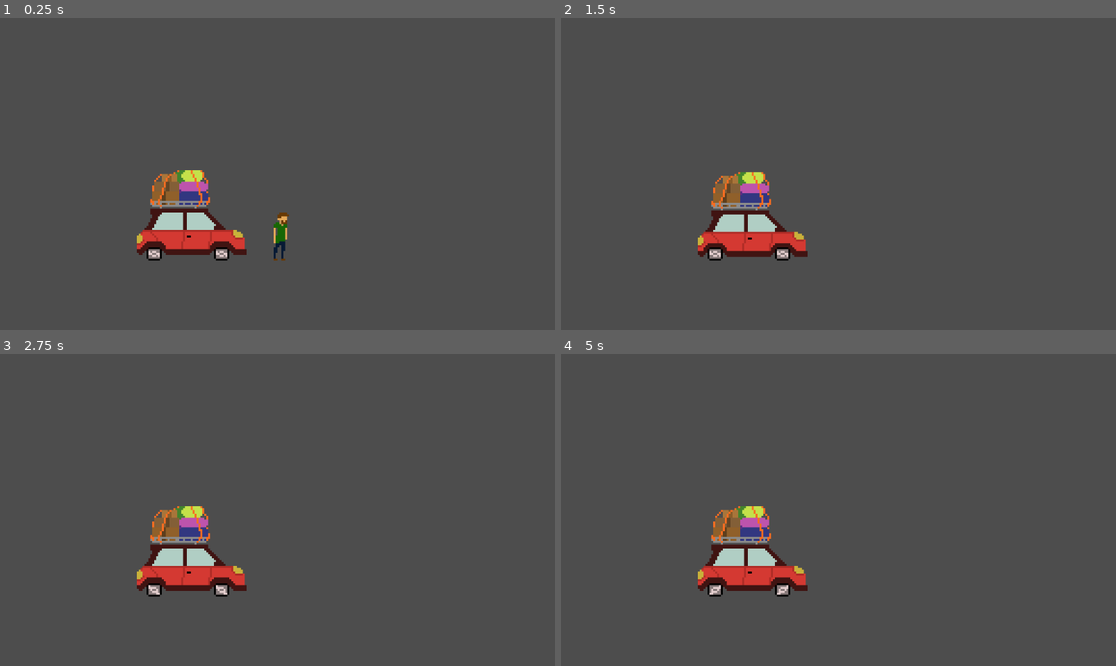
Above: before the commit, frames 1-4 (two rows, left to right).
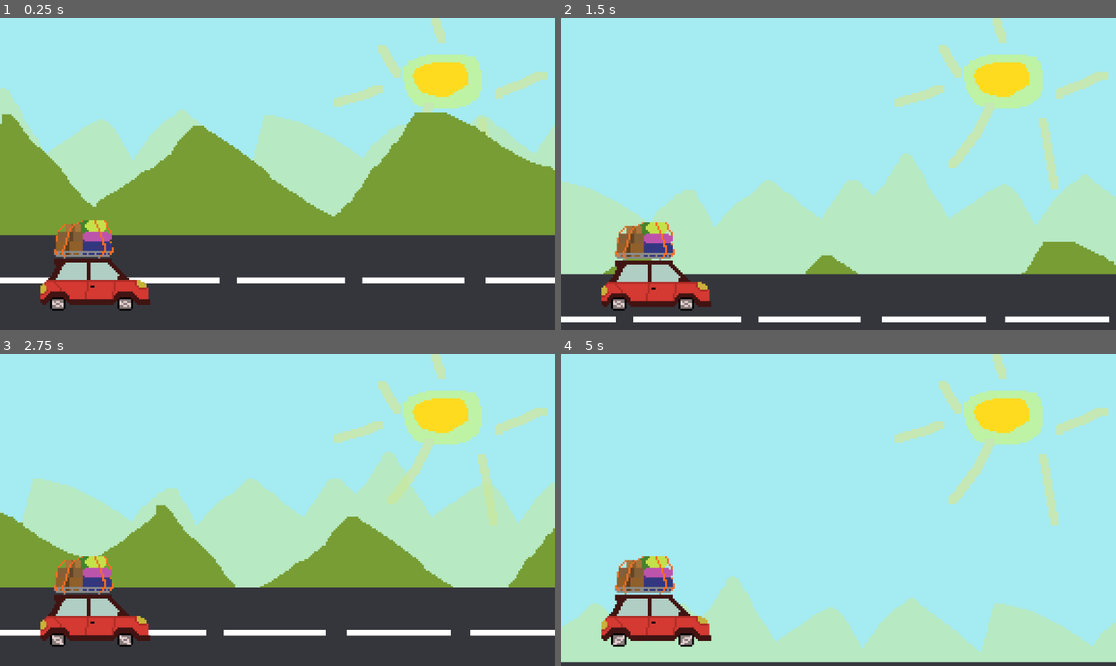
Above: after the commit, the same moments.

Repository: SixxCodes/First-ever-GAME-JAM
Game: Godot game, scene res://scenes/game.tscn
Same seed, same stepped clock (60 frames per second), same inputs: the game is played once before the commit and once after it.
Inputs:
- Up to frame 1 (0.25 s): no input
- Up to frame 2 (1.5 s): tap Enter (ui_accept) at 0.5, 0.77 s; hold Right (ui_right) from 0.53 s (still down)
- Up to frame 3 (2.75 s): tap Enter (ui_accept) at 1.52 s; release Right (ui_right) at 2.03 s; hold Left (ui_left) from 2.03 s (still down)
- Up to frame 4 (5 s): release Left (ui_left) at 2.78 s; hold Right (ui_right) 2.78-4.28 s; tap Enter (ui_accept) at 3.02, 3.77, 4.52 s; hold Left (ui_left) from 4.28 s (still down)

The runs differ from the first frame. In frame 1, 76% of the frame differs, in the area x 0-100%, y 0-94%; in frame 2, 86%; in frame 3, 79%; in frame 4, 99%, in the area x 0-100%, y 0-99%.

Commit message:
Added more assets. Updated parallax. MC is car.

Diff:
--- a/scenes/car.tscn
+++ b/scenes/car.tscn
@@ -1,5 +1,6 @@
-[gd_scene load_steps=13 format=3 uid="uid://bted5mbu5spc5"]
+[gd_scene load_steps=14 format=3 uid="uid://bted5mbu5spc5"]
 
+[ext_resource type="Script" path="res://scripts/car.gd" id="1_1eura"]
 [ext_resource type="Texture2D" uid="uid://dakfmcon3f1k4" path="res://assets/sprites/Car.png" id="1_2va65"]
 
 [sub_resource type="AtlasTexture" id="AtlasTexture_p2a4j"]
@@ -67,12 +68,13 @@
 }]
 
 [sub_resource type="RectangleShape2D" id="RectangleShape2D_u8vgx"]
-size = Vector2(28, 39)
+size = Vector2(28, 25)
 
 [sub_resource type="WorldBoundaryShape2D" id="WorldBoundaryShape2D_8gfx1"]
 distance = -20.5
 
 [node name="Car" type="CharacterBody2D"]
+script = ExtResource("1_1eura")
 
 [node name="AnimatedSprite2D" type="AnimatedSprite2D" parent="."]
 position = Vector2(4, -31)
@@ -82,7 +84,7 @@
 frame_progress = 0.981296
 
 [node name="CollisionShape2D" type="CollisionShape2D" parent="."]
-position = Vector2(-4, -20.5)
+position = Vector2(-4, -13.5)
 shape = SubResource("RectangleShape2D_u8vgx")
 
 [node name="StaticBody2D" type="StaticBody2D" parent="."]
--- a/scenes/game.tscn
+++ b/scenes/game.tscn
@@ -7,13 +7,13 @@
 [node name="Game" type="Node2D"]
 
 [node name="Parallax" parent="." instance=ExtResource("3_6hsc3")]
-position = Vector2(-50, 61)
 
 [node name="Papa" parent="." instance=ExtResource("1_mvuww")]
-
-[node name="Camera2D" type="Camera2D" parent="."]
-position = Vector2(-1, -45)
-zoom = Vector2(4, 4)
+position = Vector2(21, 152)
 
 [node name="Car" parent="." instance=ExtResource("2_8yx04")]
-position = Vector2(-47, 0)
+position = Vector2(78, 157)
+
+[node name="Camera2D" type="Camera2D" parent="Car"]
+position = Vector2(96, -71)
+zoom = Vector2(4, 4)
--- a/scenes/papa.tscn
+++ b/scenes/papa.tscn
@@ -1,7 +1,6 @@
-[gd_scene load_steps=10 format=3 uid="uid://cdp67e084l68l"]
+[gd_scene load_steps=9 format=3 uid="uid://cdp67e084l68l"]
 
 [ext_resource type="Texture2D" uid="uid://br41b0nc8thif" path="res://assets/sprites/New Piskel.png" id="1_2fldn"]
-[ext_resource type="Script" path="res://scripts/papa.gd" id="1_ocpfq"]
 
 [sub_resource type="AtlasTexture" id="AtlasTexture_mbpcc"]
 atlas = ExtResource("1_2fldn")
@@ -45,7 +44,6 @@
 [sub_resource type="WorldBoundaryShape2D" id="WorldBoundaryShape2D_wb8pc"]
 
 [node name="Papa" type="CharacterBody2D"]
-script = ExtResource("1_ocpfq")
 
 [node name="AnimatedSprite2D" type="AnimatedSprite2D" parent="."]
 position = Vector2(2, -14)
--- a/scenes/parallax.tscn
+++ b/scenes/parallax.tscn
@@ -1,14 +1,45 @@
-[gd_scene format=3 uid="uid://dmjp7765x4ypx"]
+[gd_scene load_steps=5 format=3 uid="uid://dmjp7765x4ypx"]
+
+[ext_resource type="Texture2D" uid="uid://0wgncaw2dmp8" path="res://assets/sprites/Road3.png" id="1_8wwxs"]
+[ext_resource type="Texture2D" uid="uid://birpr0urftdu0" path="res://assets/sprites/TempSky.png" id="1_a8nxr"]
+[ext_resource type="Texture2D" uid="uid://08ns5ggadlw7" path="res://assets/sprites/TempFarMountains.png" id="2_dm1mn"]
+[ext_resource type="Texture2D" uid="uid://bstuethcf4su" path="res://assets/sprites/TempMountains.png" id="2_ku37f"]
 
 [node name="Parallax" type="Node2D"]
 
 [node name="ParallaxBackground" type="ParallaxBackground" parent="."]
 
-[node name="Road" type="ParallaxLayer" parent="ParallaxBackground"]
-texture_filter = 1
-position = Vector2(1, -25)
+[node name="Sky" type="ParallaxLayer" parent="ParallaxBackground"]
 motion_scale = Vector2(0, 0)
 
+[node name="Sprite2D" type="Sprite2D" parent="ParallaxBackground/Sky"]
+texture_filter = 1
+texture = ExtResource("1_a8nxr")
+centered = false
+
+[node name="FarMountains" type="ParallaxLayer" parent="ParallaxBackground"]
+motion_scale = Vector2(0.5, 0.5)
+motion_mirroring = Vector2(320, 0)
+
+[node name="Sprite2D" type="Sprite2D" parent="ParallaxBackground/FarMountains"]
+modulate = Color(1, 1, 1, 0.576471)
+texture_filter = 1
+texture = ExtResource("2_dm1mn")
+centered = false
+
+[node name="Mountains" type="ParallaxLayer" parent="ParallaxBackground"]
+motion_mirroring = Vector2(320, 0)
+
+[node name="Sprite2D" type="Sprite2D" parent="ParallaxBackground/Mountains"]
+texture_filter = 1
+texture = ExtResource("2_ku37f")
+centered = false
+
+[node name="Road" type="ParallaxLayer" parent="ParallaxBackground"]
+motion_scale = Vector2(0.3, 0.3)
+motion_mirroring = Vector2(320, 0)
+
 [node name="Sprite2D" type="Sprite2D" parent="ParallaxBackground/Road"]
-position = Vector2(55, 70)
+texture_filter = 1
+texture = ExtResource("1_8wwxs")
 centered = false
--- /dev/null
+++ b/scenes/parallax_2.tscn
@@ -0,0 +1,18 @@
+[gd_scene load_steps=2 format=3 uid="uid://dy7u6llae017k"]
+
+[ext_resource type="Texture2D" uid="uid://xqpqhbubo7k8" path="res://assets/sprites/VeryNearGrass.png" id="1_ubsr1"]
+
+[node name="parallax2" type="Node2D"]
+
+[node name="ParallaxBackground" type="ParallaxBackground" parent="."]
+
+[node name="ParallaxLayer" type="ParallaxLayer" parent="ParallaxBackground"]
+modulate = Color(1, 1, 1, 0.380392)
+position = Vector2(1, -12)
+motion_scale = Vector2(0.5, 0.5)
+motion_mirroring = Vector2(320, 0)
+
+[node name="Sprite2D" type="Sprite2D" parent="ParallaxBackground/ParallaxLayer"]
+texture_filter = 1
+texture = ExtResource("1_ubsr1")
+centered = false
Binary file added: assets/sprites/Road3.png
Not shown, added: assets/sprites/Road3.png.import
Binary file added: assets/sprites/TempFarMountains.png
Not shown, added: assets/sprites/TempFarMountains.png.import
Binary file added: assets/sprites/TempMountains.png
Not shown, added: assets/sprites/TempMountains.png.import
Binary file added: assets/sprites/TempSky.png
Not shown, added: assets/sprites/TempSky.png.import
Binary file added: assets/sprites/VeryNearGrass.png
Not shown, added: assets/sprites/VeryNearGrass.png.import
Renamed: scripts/papa.gd -> scripts/car.gd
